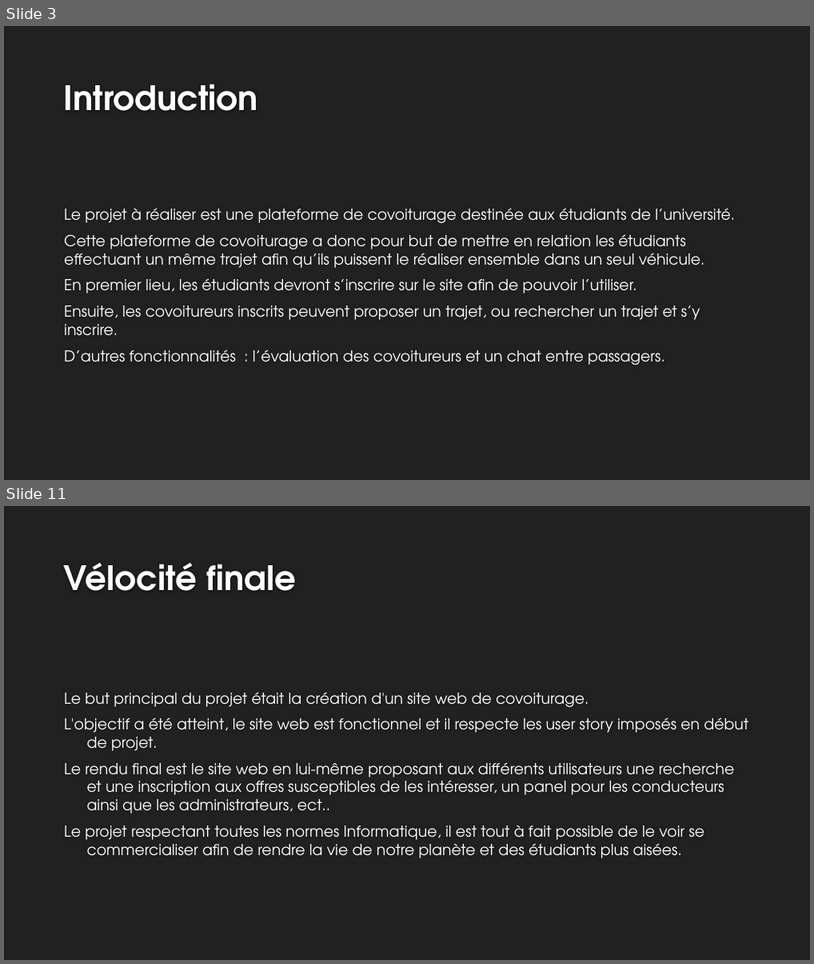
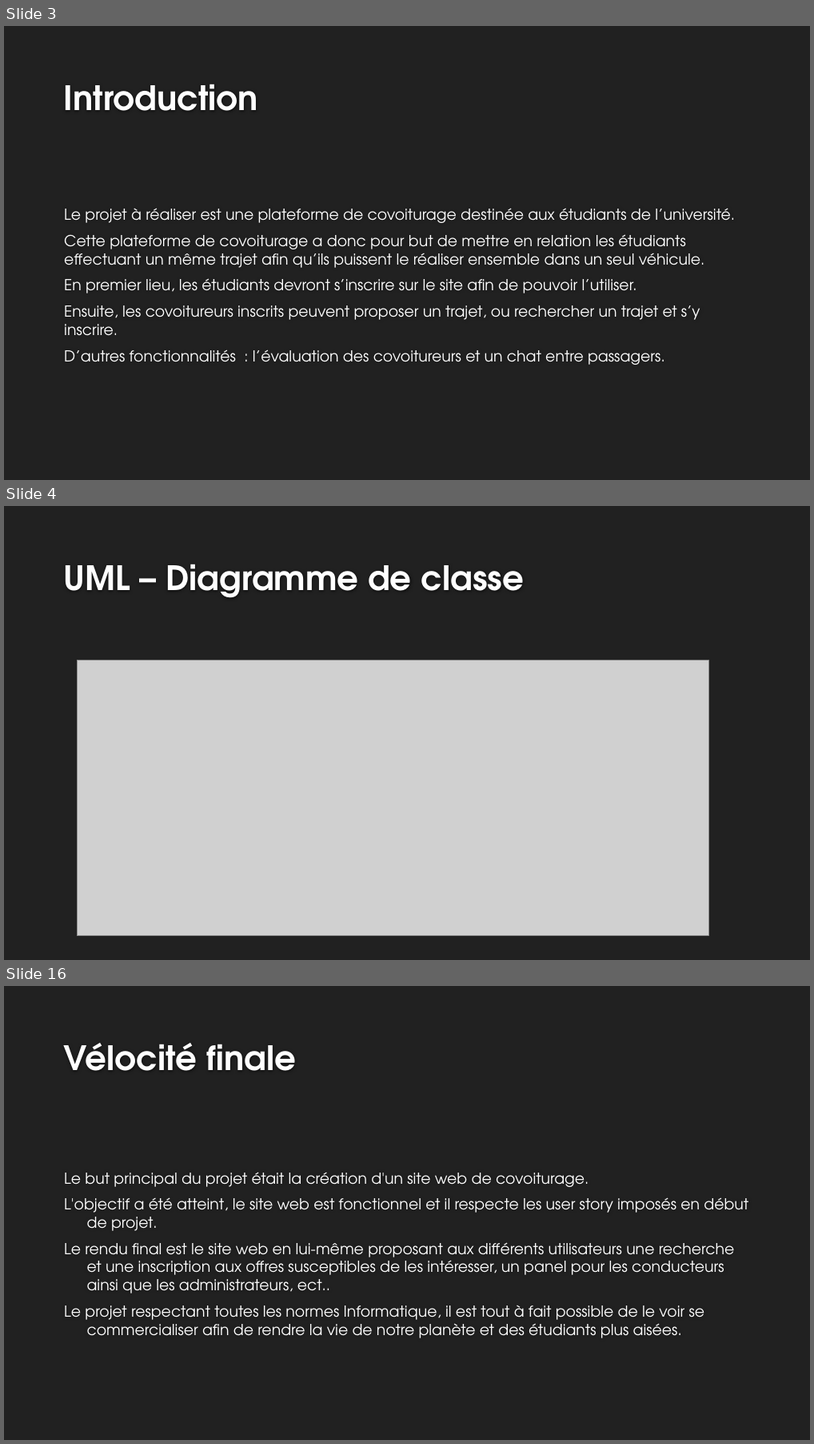
Before and after one commit to MarvinRmx/covogreen, a slide deck: doc/CovoGreen-slides.pptx. Shown one above the other, each under a label of ours: slides 3 and 11 before the commit, slides 3, 4 and 16 after it; the slides between them are not shown. The pictures are 814x964 and 814x1444 pixels, drawn with LibreOffice and Linux fonts; fonts in the diff are those of the drawing; grey boxes stand for pictures; background and template pictures are left out. Boxes give left, top, right and bottom in pixels: in the first picture for what was removed or moved away, otherwise in the second. Text is boxed around its words. In the diff, an @@ line names an element or a change of style, - is before the commit and + after.

```diff
--- a/doc/CovoGreen-slides.pptx
+++ b/doc/CovoGreen-slides.pptx
@@ slide 4 added at (x1=4, y1=506, x2=810, y2=960), background #212121 @@
@@ title added at (x1=64, y1=564, x2=524, y2=598), 40 pt, text #FEFEFE, bold @@
+UML – Diagramme de classe
@@ picture added at (x1=77, y1=660, x2=709, y2=936) @@
@@ what was slide 11 is now slide 16 @@
```
Also in this commit, not shown: 8 slides changed, 4 other slides added, 2 slides removed.
